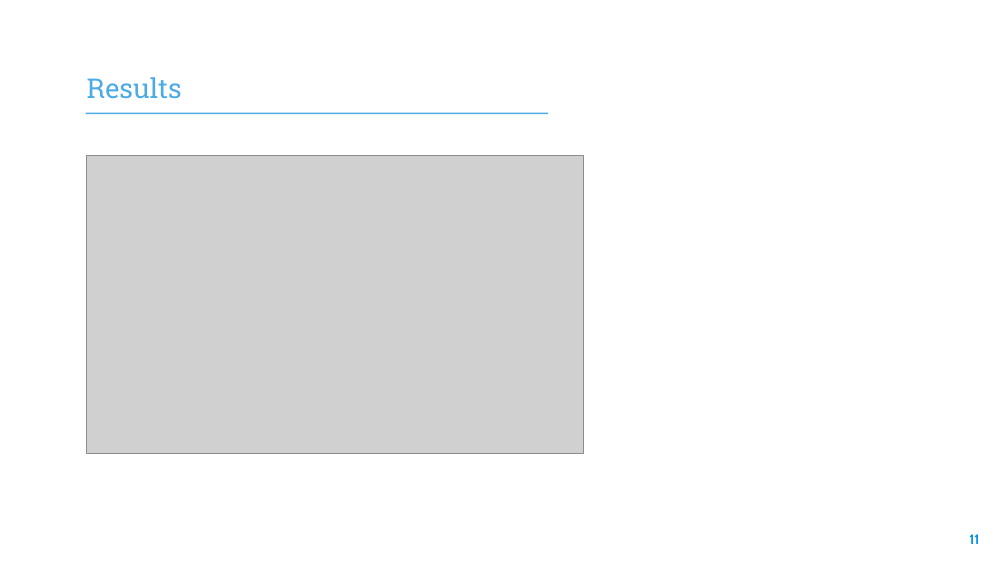
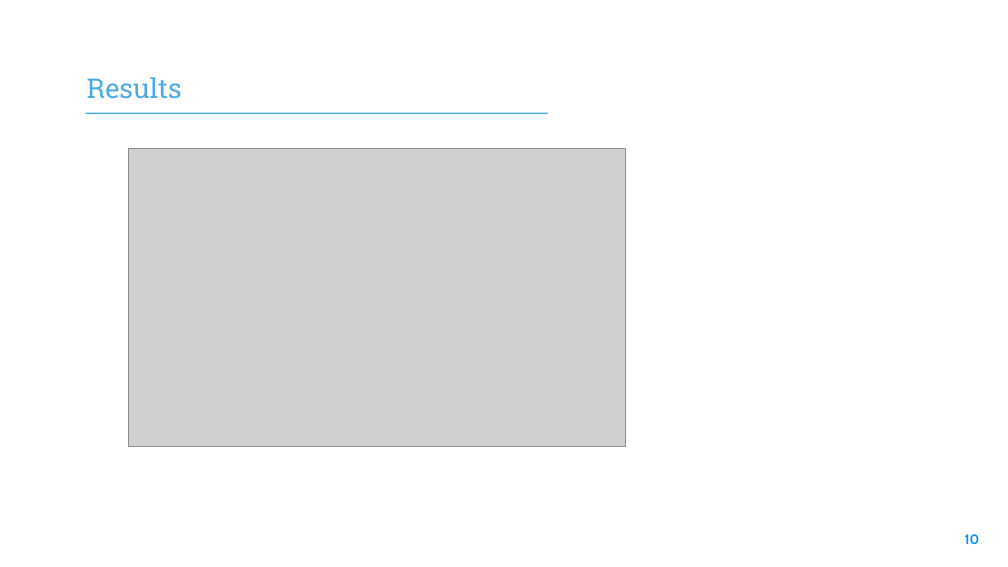
Before and after one commit to elenaroncolino/SEcube-code, a slide deck: slide 10 of Design and Development of a RAM-based PUF.pptx (slide 11 before the commit). Drawn at 1008x567 pixels with LibreOffice and Linux fonts; fonts in the diff are those of the drawing; grey boxes stand for pictures; background and template pictures are left out. Boxes give left, top, right and bottom in pixels: in the first picture for what was removed or moved away, otherwise in the second. Text is boxed around its words. In the diff, an @@ line names an element or a change of style, - is before the commit and + after.

```diff
--- a/Design and Development of a RAM-based PUF.pptx
+++ b/Design and Development of a RAM-based PUF.pptx
@@ picture moved from (x1=87, y1=156, x2=584, y2=454) to (x1=129, y1=148, x2=625, y2=446) @@
@@ page number at (x1=965, y1=534, x2=980, y2=544): text changed @@
-11
+10
```
Also in this commit, not shown: 2 other slides changed, 1 slide added, 2 slides removed, 4 other files.
